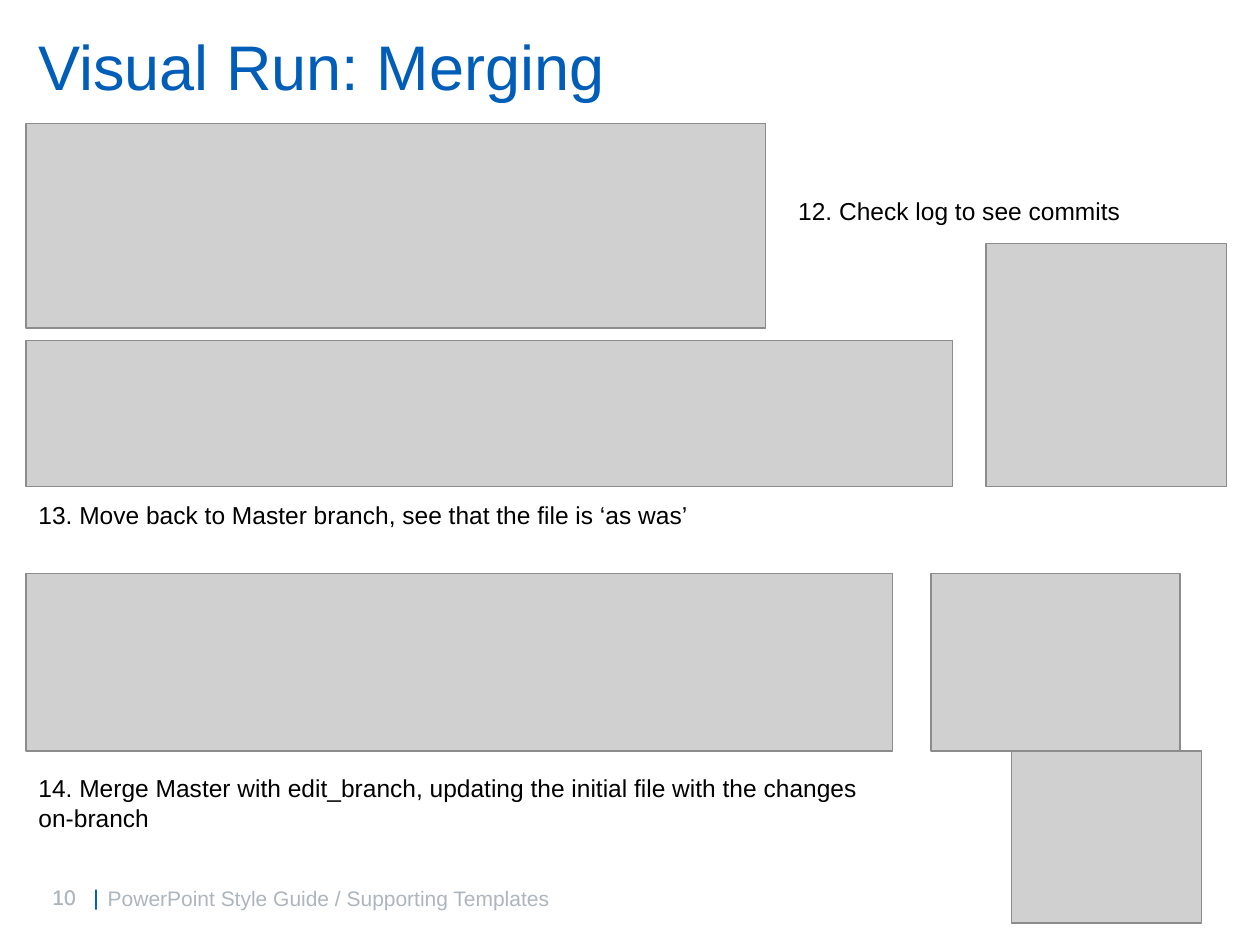
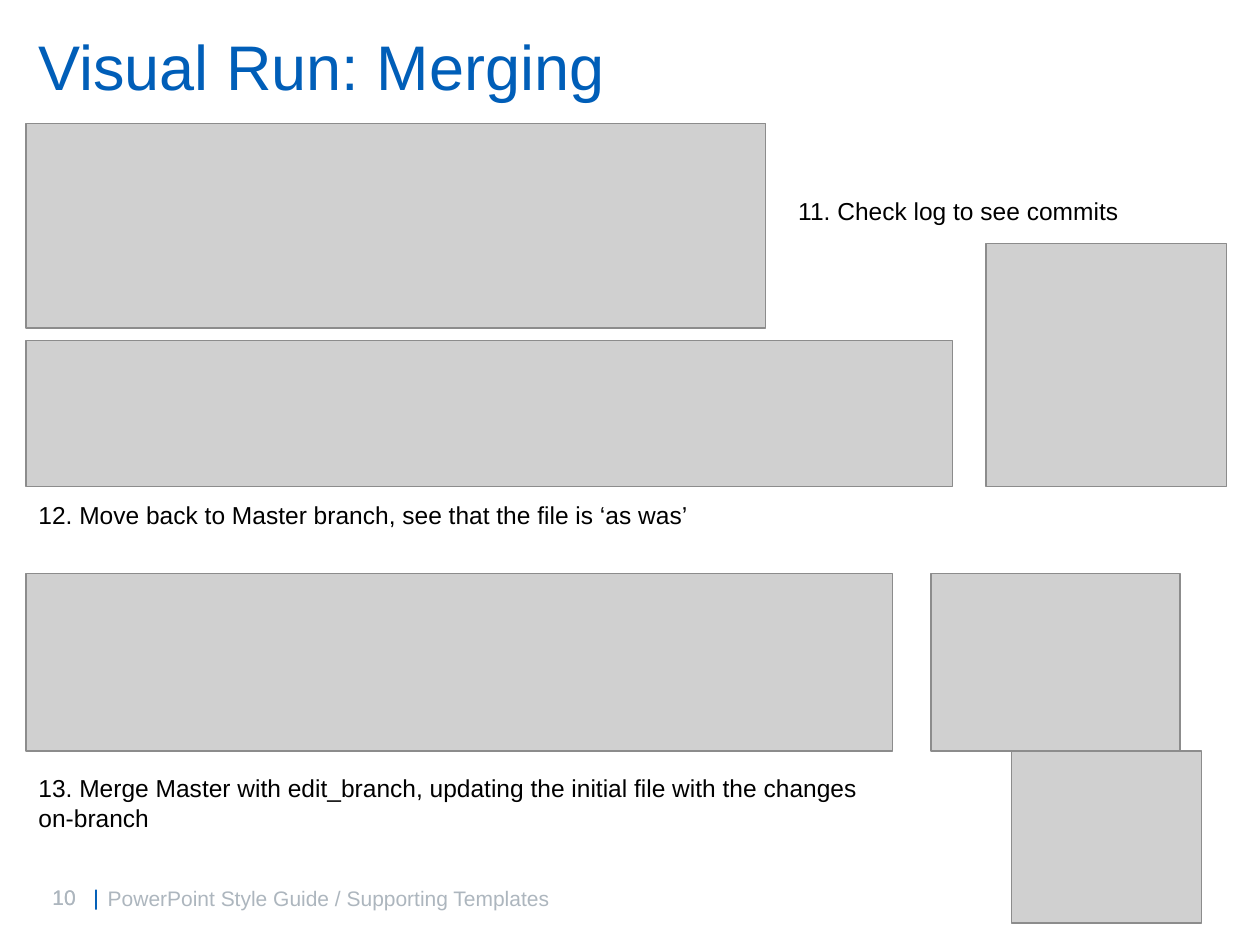
Before and after one commit to willbrooks2/Git_Introduction, a slide deck: slide 10 of GitIntro.pptx. Drawn at 1260x945 pixels with LibreOffice and Linux fonts; fonts in the diff are those of the drawing; grey boxes stand for pictures; background and template pictures are left out. Boxes give left, top, right and bottom in pixels: in the first picture for what was removed or moved away, otherwise in the second. Text is boxed around its words. In the diff, an @@ line names an element or a change of style, - is before the commit and + after.

```diff
--- a/GitIntro.pptx
+++ b/GitIntro.pptx
@@ text at [798,202,1118,225]: text changed @@
-12. Check log to see commits
+11. Check log to see commits
@@ text at [38,506,687,527]: text changed @@
-13. Move back to Master branch, see that the file is ‘as was’
+12. Move back to Master branch, see that the file is ‘as was’
@@ text at [38,779,857,828]: text changed @@
-14. Merge Master with edit_branch, updating the initial file with the changes on-branch
+13. Merge Master with edit_branch, updating the initial file with the changes on-branch
```
Also in this commit, not shown: 3 other slides changed.
